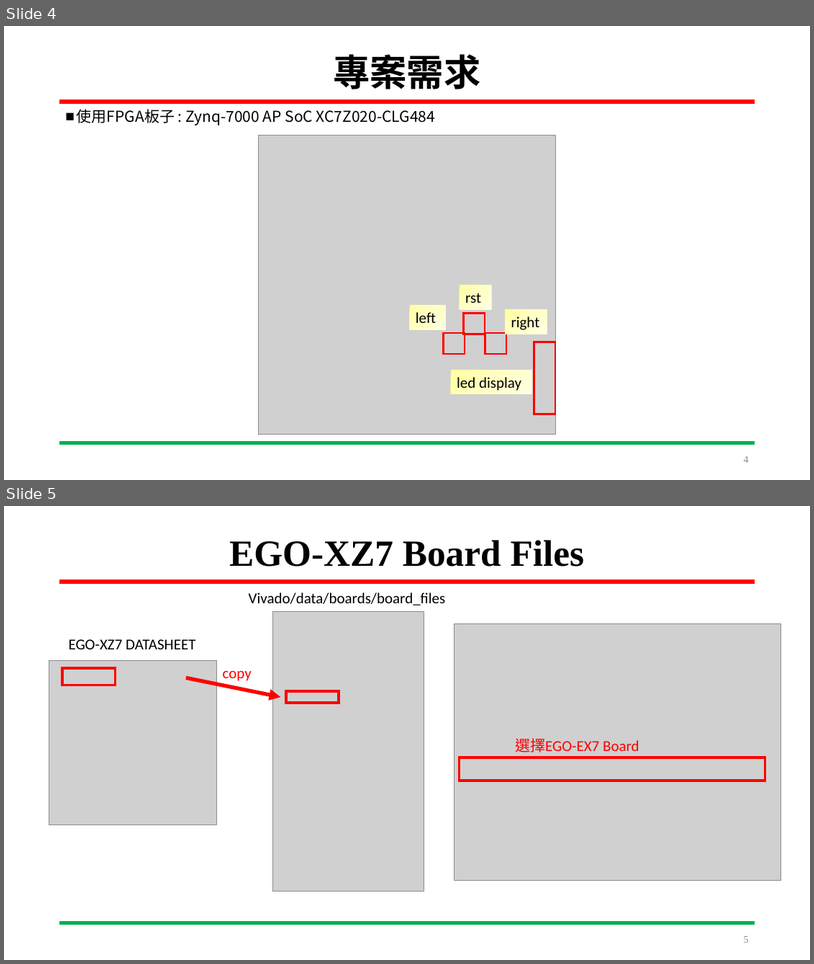
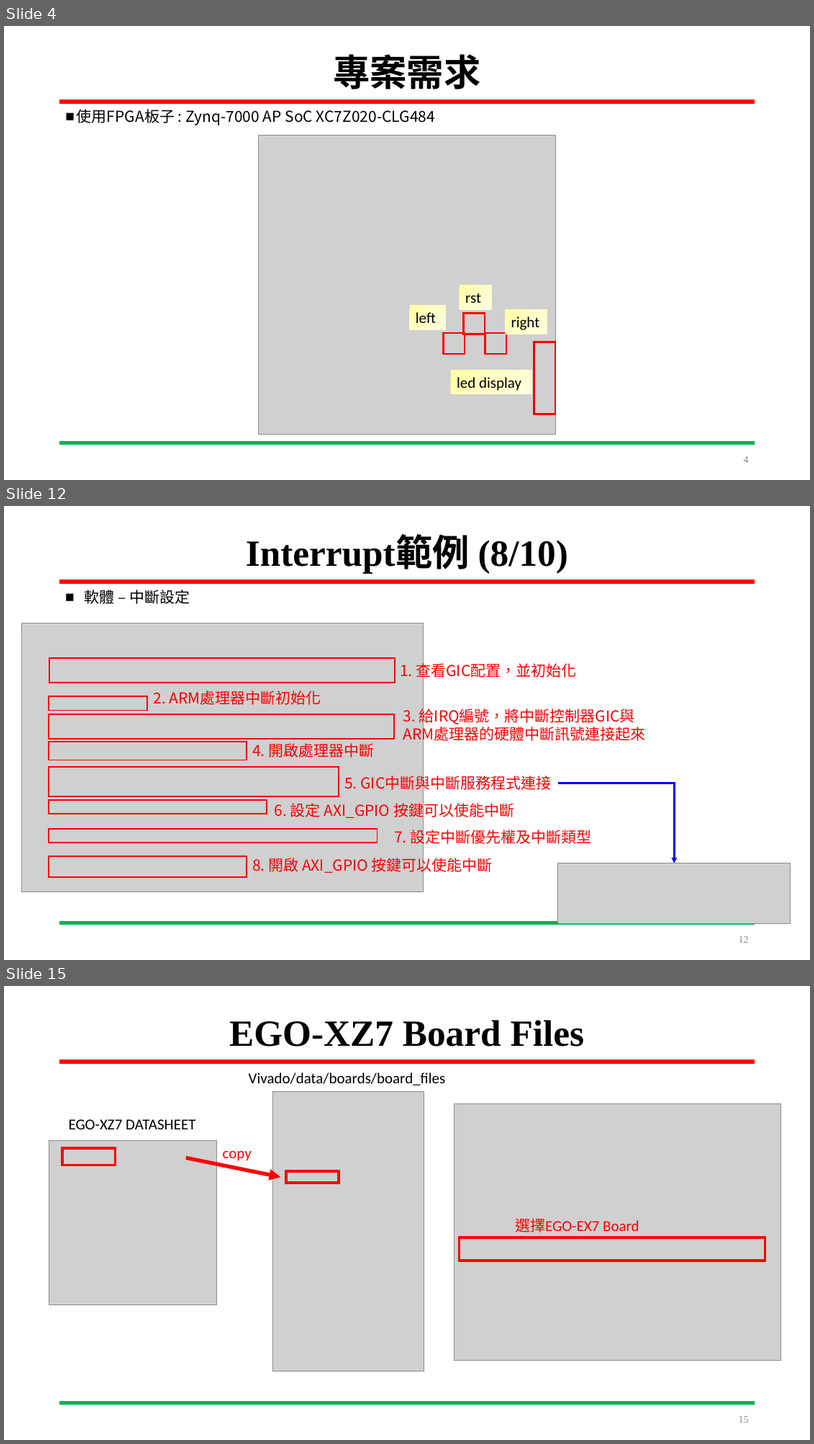
Before and after one commit to LIAO-YANXIANG/SYSTEM-ON-CHIP-DESIGN, a slide deck: DevelopmentLog/Pingpong.pptx. Shown one above the other, each under a label of ours: slides 4 and 5 before the commit, slides 4, 12 and 15 after it; the slides between them are not shown. The pictures are 814x964 and 814x1444 pixels, drawn with LibreOffice and Linux fonts; fonts in the diff are those of the drawing; grey boxes stand for pictures. Boxes give left, top, right and bottom in pixels: in the first picture for what was removed or moved away, otherwise in the second. Text is boxed around its words. In the diff, an @@ line names an element or a change of style, - is before the commit and + after.

Commit message:
2022/05/13 ~ 2022/05/20 1. ZYNQ_interrupt範例

```diff
--- a/DevelopmentLog/Pingpong.pptx
+++ b/DevelopmentLog/Pingpong.pptx
@@ slide 12 added at bbox=[4, 506, 810, 960], background #FFFFFF; not listed: 2 template elements that a slide beside it also shows @@
@@ title added at bbox=[246, 537, 568, 574], 44 pt, text #000000, bold @@
+Interrupt範例 (8/10)
@@ text added at bbox=[84, 590, 190, 604], 18 pt, text #000000 @@
+■ 軟體 – 中斷設定
@@ picture added at bbox=[21, 623, 424, 892] @@
@@ rectangle added at bbox=[49, 658, 395, 682], outline #FF0000 1.5 pt @@
@@ text added at bbox=[400, 662, 576, 680], 18 pt, text #FF0000 @@
+1. 查看GIC配置，並初始化
@@ rectangle added at bbox=[49, 697, 147, 710], outline #FF0000 1.5 pt @@
@@ text added at bbox=[154, 690, 322, 705], 18 pt, text #FF0000 @@
+2. ARM處理器中斷初始化
@@ rectangle added at bbox=[49, 714, 394, 739], outline #FF0000 1.5 pt @@
@@ text added at bbox=[404, 706, 635, 725], 18 pt, text #FF0000 @@
+3. 給IRQ編號，將中斷控制器GIC與ARM處理器的硬體中斷訊號連接起來
@@ rectangle added at bbox=[49, 741, 247, 760], outline #FF0000 1.5 pt @@
@@ text added at bbox=[252, 743, 374, 757], 18 pt, text #FF0000 @@
+4. 開啟處理器中斷
@@ rectangle added at bbox=[49, 767, 339, 796], outline #FF0000 1.5 pt @@
@@ text added at bbox=[345, 774, 551, 793], 18 pt, text #FF0000 @@
+5. GIC中斷與中斷服務程式連接
@@ elbow arrow added from (558, 783) to (675, 863), #0000FF 2.25 pt @@
@@ rectangle added at bbox=[49, 800, 267, 813], outline #FF0000 1.5 pt @@
@@ text added at bbox=[274, 800, 514, 819], 18 pt, text #FF0000 @@
+6. 設定 AXI_GPIO 按鍵可以使能中斷
@@ rectangle added at bbox=[49, 829, 377, 842], outline #FF0000 1.5 pt @@
@@ text added at bbox=[394, 827, 592, 846], 18 pt, text #FF0000 @@
+7. 設定中斷優先權及中斷類型
@@ rectangle added at bbox=[49, 856, 247, 877], outline #FF0000 1.5 pt @@
@@ text added at bbox=[252, 855, 493, 874], 18 pt, text #FF0000 @@
+8. 開啟 AXI_GPIO 按鍵可以使能中斷
@@ picture added at bbox=[558, 863, 791, 924] @@
@@ page number added at bbox=[739, 936, 749, 942], 12 pt, text #8C8C8C @@
+12
@@ what was slide 5 is now slide 15 @@
@@ page number at bbox=[739, 1416, 749, 1422]: text changed @@
-5
+15
```
Also in this commit, not shown: 1 slide changed, 9 other slides added, 2 other files.
